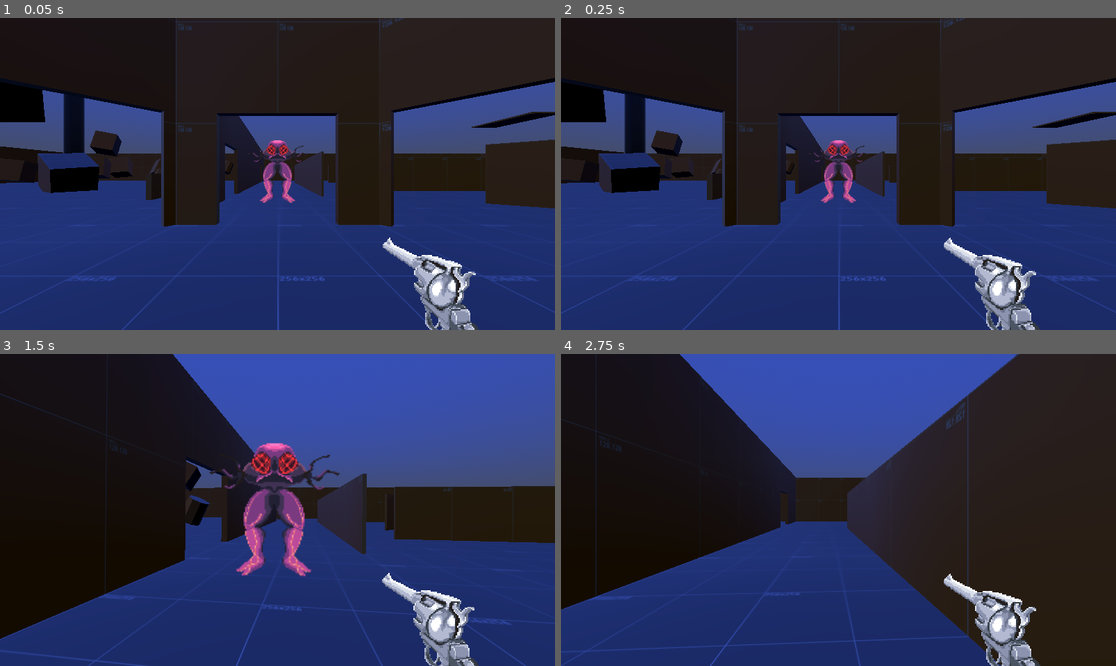
Above: before the commit, frames 1-4 (two rows, left to right).
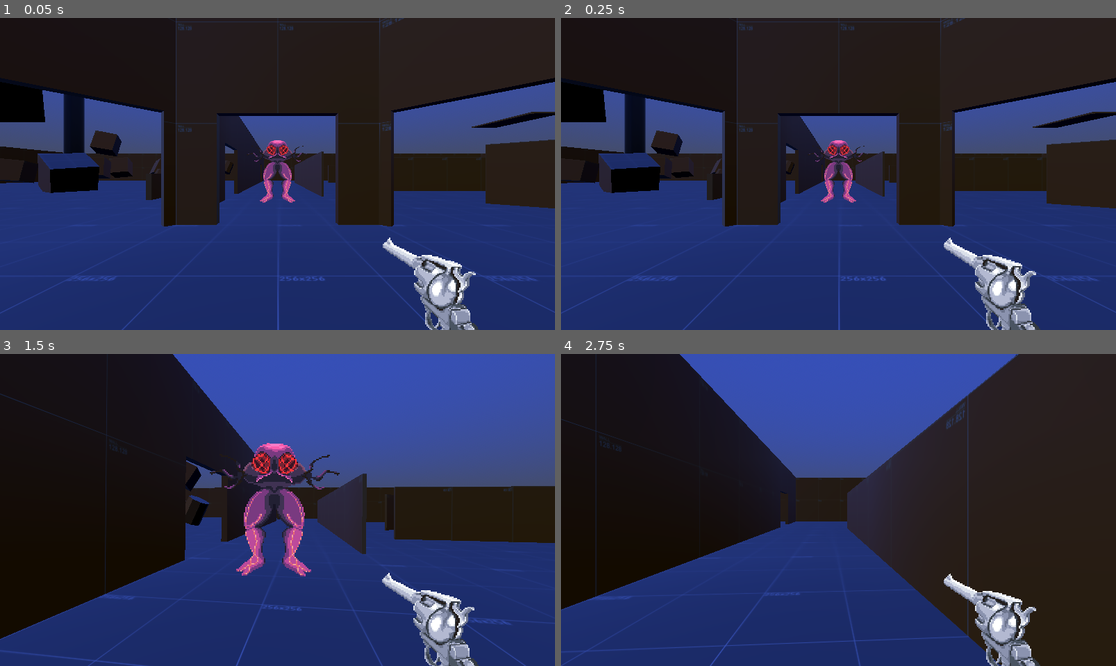
Above: after the commit, the same moments.

Repository: Liloslash/CocoonstrikeV2
Game: Godot game, scene res://world.tscn
Same seed, same stepped clock (60 frames per second), same inputs: the game is played once before the commit and once after it. Sound files missing from this copy of the repository are replaced by a short silence.
Inputs (mouse positions are in pixels of both pictures, inside the frame that each line leads up to):
- Up to frame 1 (0.05 s): no input
- Up to frame 2 (0.25 s): no input
- Up to frame 3 (1.5 s): move the mouse to (305, 510) at 0.52 s; hold W (up) from 0.53 s (still down); click (305, 510) at 0.6 s; tap Space (jump) at 0.77 s; move the mouse to (249, 510) at 1.27 s; tap Q (slam) at 1.35 s
- Up to frame 4 (2.75 s): keep holding W (up); tap Space (jump) at 1.52 s; move the mouse to (849, 503) at 2.02 s; click (849, 503) at 2.1 s

The runs differ from the first frame. In frame 1, 0.2% of the frame differs, in the area x 45-55%, y 39-60%; in frame 2, 0.2%; in frame 3, 0.9%, in the area x 37-62%, y 28-72%; in frame 4, nothing differs.

Commit message:
Update project roadmap and enhance enemy impact effects; add visual feedback and sound implementation

Diff:
--- a/Enemy/enemy.tscn
+++ b/Enemy/enemy.tscn
@@ -216,6 +216,7 @@
 [node name="AnimatedSprite3D" type="AnimatedSprite3D" parent="."]
 transform = Transform3D(1.5, 0, 0, 0, 1.5, 0, 0, 0, 1.5, 0, 0, 0)
 billboard = 2
+texture_filter = 2
 sprite_frames = SubResource("SpriteFrames_q40vv")
 animation = &"WalkAnim"
 autoplay = "Idle"
--- a/Revolver/revolver.gd
+++ b/Revolver/revolver.gd
@@ -20,6 +20,7 @@
 @export_group("Cadence de Tir")
 @export var fire_rate: float = 0.5  # Délai minimum entre deux tirs (en secondes)
 @export var shot_detection_frame: int = 2  # Frame où le tir se déclenche dans l'animation
+
 
 @onready var animation_player = $AnimationPlayer
 var base_position: Vector2
@@ -235,6 +236,7 @@
 		empty_click_audio_player.stream = sound_empty_click
 		empty_click_audio_player.play()
 
+
 func _on_animation_finished():
 	if animation == "GunShotAnim":
 		is_shooting = false
--- a/world.tscn
+++ b/world.tscn
@@ -39,3 +39,5 @@
 collision_layer = 3
 collision_mask = 3
 max_health = 500
+impact_color_2 = Color(0.40019, 1, 0.369744, 1)
+impact_color_3 = Color(0.685821, 0.297101, 0.981954, 1)
Not shown, changed: DOCUMENTATION_PROJET.md
